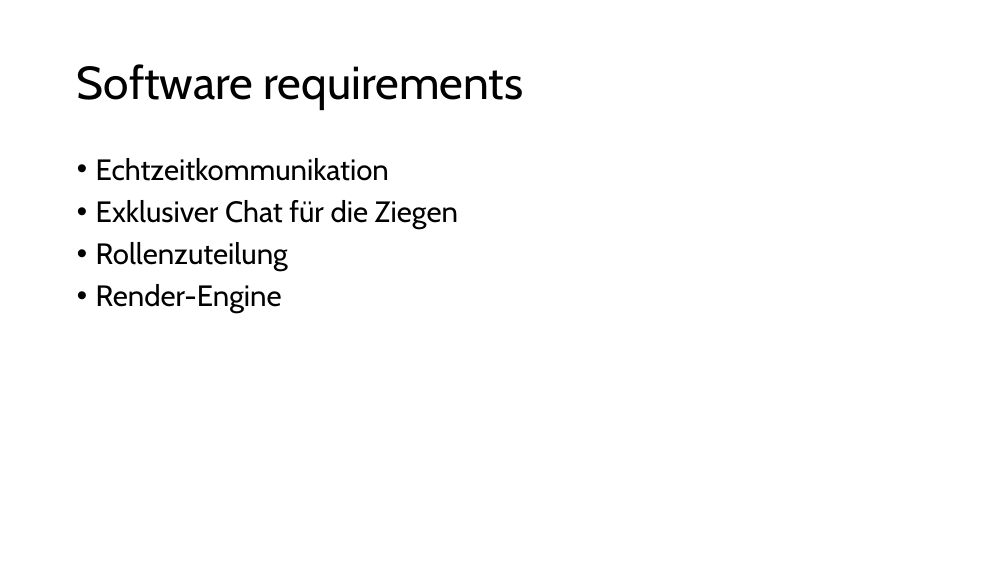
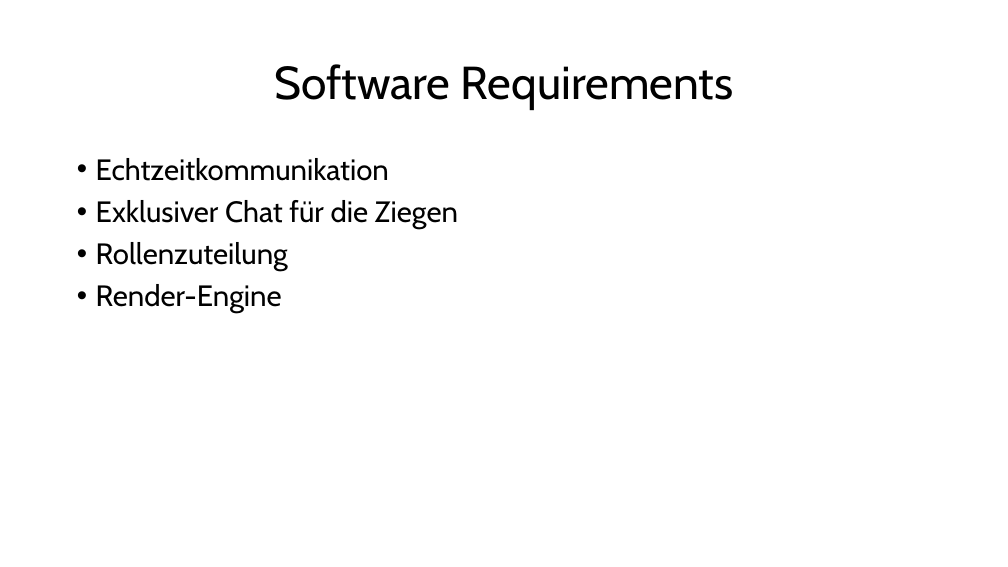
Before and after one commit to verifizieren/iGOAT, a slide deck: slide 8 of Presentation/Gruppe10(Präsentation1).pptx. Drawn at 1008x567 pixels with LibreOffice and Linux fonts; fonts in the diff are those of the drawing; background and template pictures are left out. Boxes give left, top, right and bottom in pixels: in the first picture for what was removed or moved away, otherwise in the second. Text is boxed around its words. In the diff, an @@ line names an element or a change of style, - is before the commit and + after.

```diff
--- a/Presentation/Gruppe10(Präsentation1).pptx
+++ b/Presentation/Gruppe10(Präsentation1).pptx
@@ title at box(274, 64, 734, 110): text changed @@
-Software requirements
+Software Requirements
```
Also in this commit, not shown: 5 other slides changed, 1 slide added, 1 other file.
